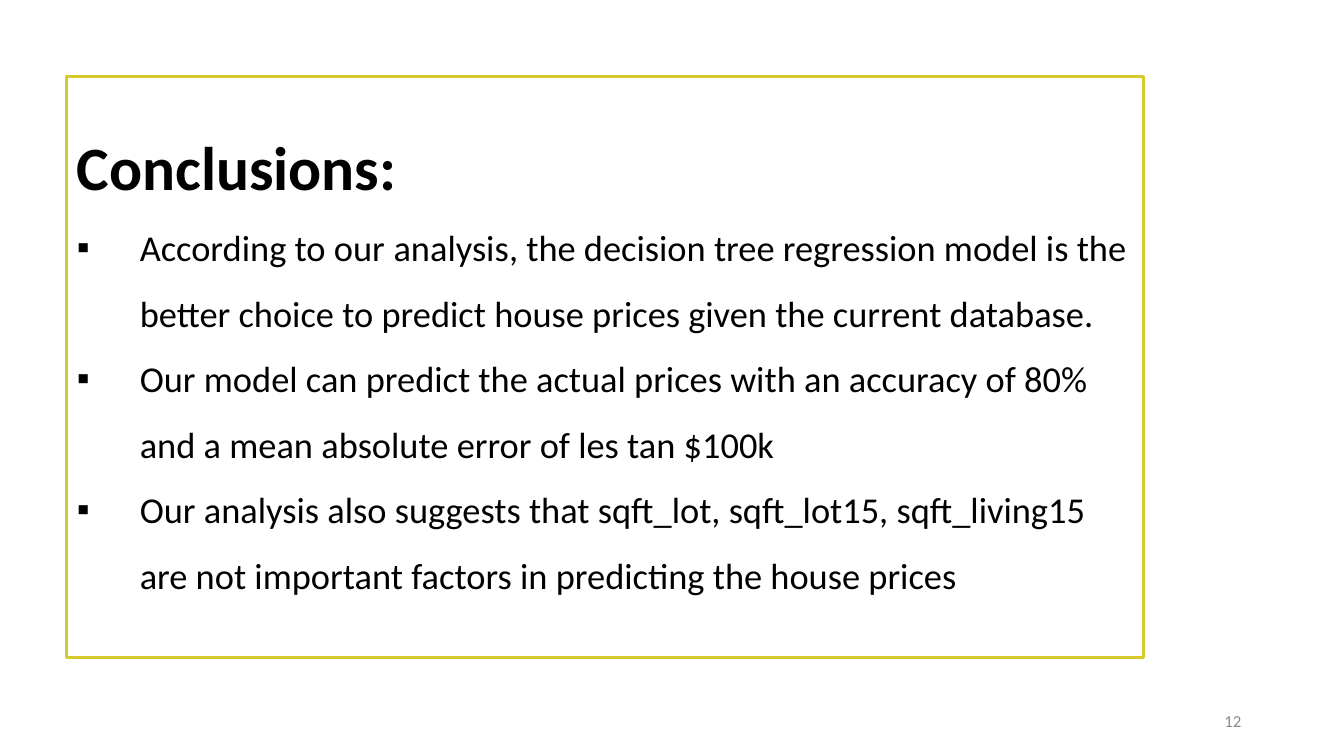
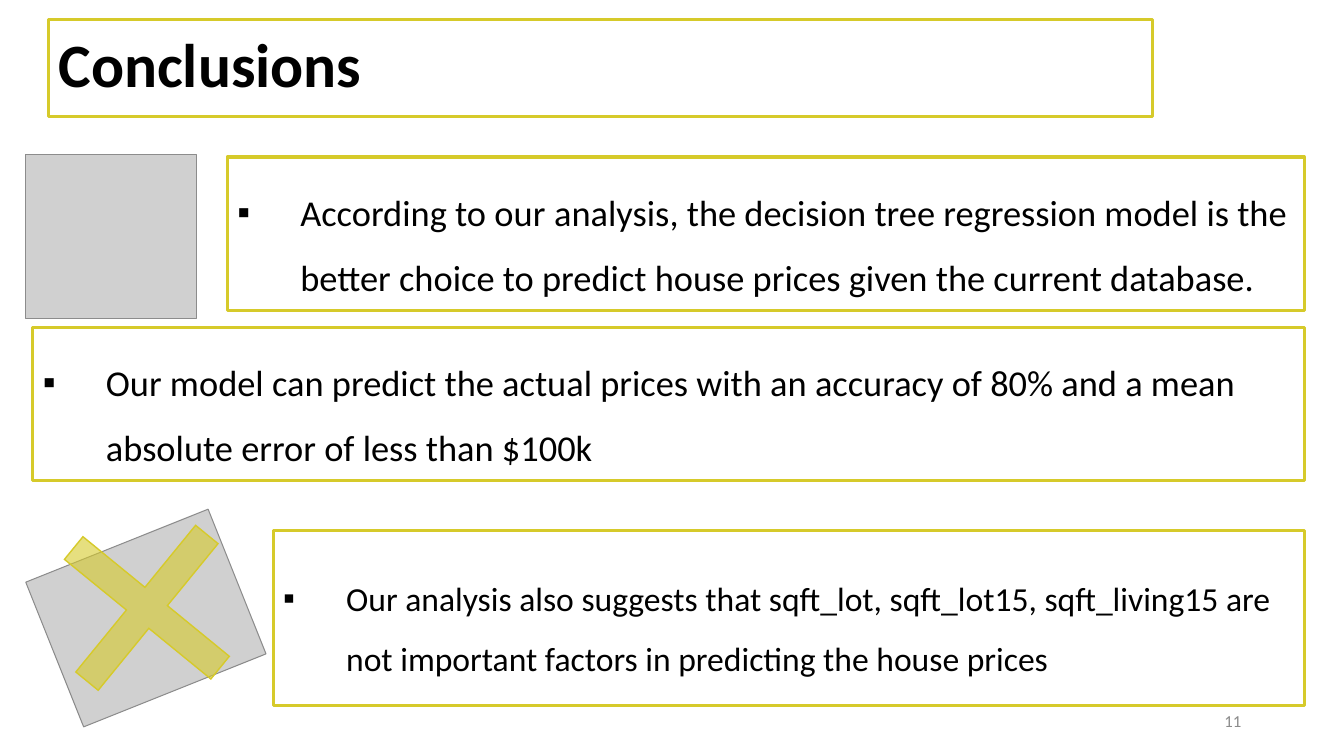
Before and after one commit to federicariva/MidbootcampProject, a slide deck: slide 11 of deliverables/Project_presentation.pptx (slide 12 before the commit). Drawn at 1344x756 pixels with LibreOffice and Linux fonts; fonts in the diff are those of the drawing; grey boxes stand for pictures; background and template pictures are left out. Boxes give left, top, right and bottom in pixels: in the first picture for what was removed or moved away, otherwise in the second. Text is boxed around its words. In the diff, an @@ line names an element or a change of style, - is before the commit and + after.

```diff
--- a/deliverables/Project_presentation.pptx
+++ b/deliverables/Project_presentation.pptx
@@ rectangle added at [48, 19, 1153, 116], outline #D6CA2A 2.25 pt, 44 pt, text #000000, bold @@
+Conclusions
@@ picture added at [26, 154, 197, 319] @@
@@ rectangle added at [227, 157, 1305, 311], outline #D6CA2A 2.25 pt, 26 pt, text #000000 @@
+▪ According to our analysis, the decision tree regression model is the better choice to predict house prices given the current database.
@@ rectangle "Our model can predict the ...": place and size @@
-rectangle "Our model can predict the ..." at [67, 77, 1144, 657]
+rectangle "Our model can predict the ..." at [33, 328, 1305, 481]
@@ text in rectangle at [106, 370, 1235, 465]: text changed @@
-Conclusions:
-▪ According to our analysis, the decision tree regression model is the better choice to predict house prices given the current database.
-▪ Our model can predict the actual prices with an accuracy of 80% and a mean absolute error of les tan $100k
-▪ Our analysis also suggests that sqft_lot, sqft_lot15, sqft_living15 are not important factors in predicting the house prices
+▪ Our model can predict the actual prices with an accuracy of 80% and a mean absolute error of less than $100k
@@ plus added at [14, 475, 281, 741], fill #D6CA2A at 60% opacity, outline #D6CA2A 1 pt @@
@@ picture added at [25, 510, 266, 728] @@
@@ rectangle added at [273, 530, 1305, 706], outline #D6CA2A 2.25 pt, 24.1 pt, text #000000 @@
+▪ Our analysis also suggests that sqft_lot, sqft_lot15, sqft_living15 are not important factors in predicting the house prices
@@ page number at [1224, 716, 1241, 727]: text changed @@
-12
+11
```
Also in this commit, not shown: 11 other slides changed, 1 slide removed, 1 other file.
